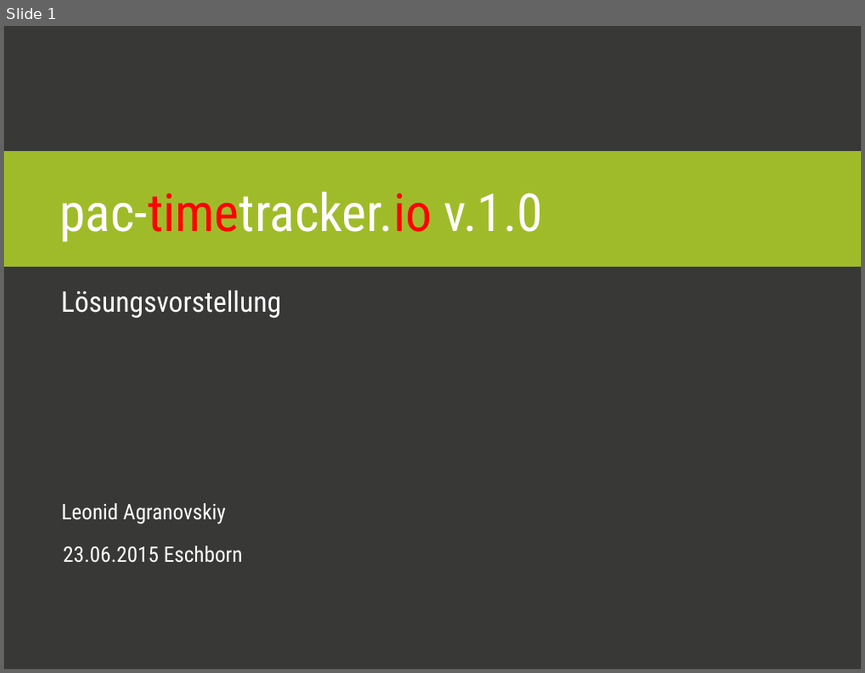
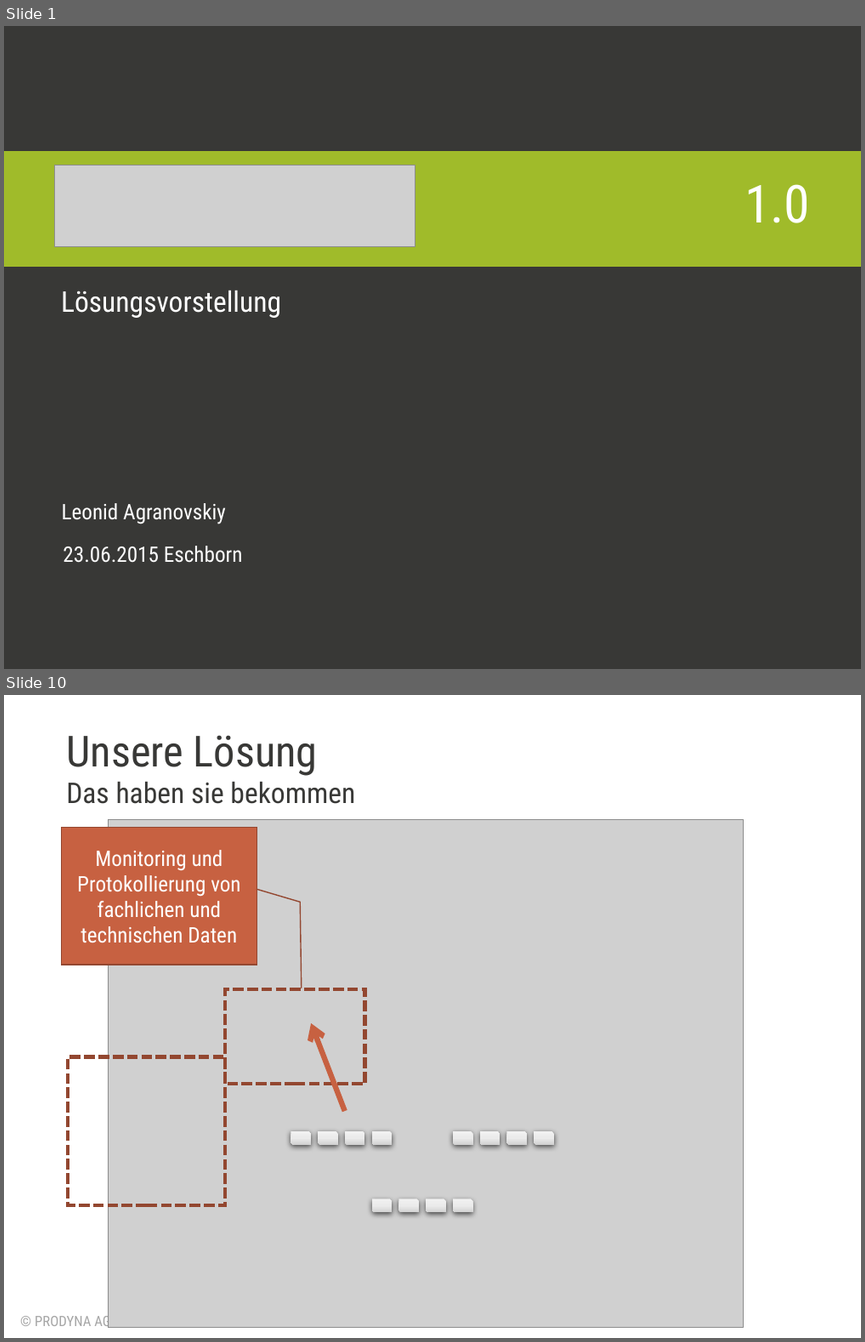
Before and after one commit to lagranovskiy/timetracker-server, a slide deck: doc/AbschlussPräsentation.pptx. Shown one above the other, each under a label of ours: slide 1 before the commit, slides 1 and 10 after it; the slides between them are not shown. The pictures are 865x673 and 865x1342 pixels, drawn with LibreOffice and Linux fonts; fonts in the diff are those of the drawing; grey boxes stand for pictures; background and template pictures are left out. Boxes give left, top, right and bottom in pixels: in the first picture for what was removed or moved away, otherwise in the second. Text is boxed around its words. In the diff, an @@ line names an element or a change of style, - is before the commit and + after.

```diff
--- a/doc/AbschlussPräsentation.pptx
+++ b/doc/AbschlussPräsentation.pptx
@@ slide 10 added at [4, 695, 861, 1338], background #FFFFFF @@
@@ title added at [67, 735, 318, 776], 36 pt, text #383836 @@
+Unsere Lösung
@@ subtitle added at [66, 781, 355, 804], 24 pt, text #383836 @@
+Das haben sie bekommen
@@ picture added at [109, 819, 743, 1327] @@
@@ border callout added at [62, 828, 256, 965], fill #C76141, outline #934830 1 pt, 18 pt, text #FFFFFF @@
+Monitoring und Protokollierung von fachlichen und technischen Daten
@@ rectangle added at [225, 990, 364, 1084], outline #934830 3 pt dashed @@
@@ arrow added from (345, 1111) to (311, 1023), #C76141 4.5 pt @@
@@ rectangle added at [69, 1056, 226, 1205], outline #934830 3 pt dashed @@
@@ snip diag rect added at [291, 1131, 312, 1145], fill gradient #F2F2F2 to #ECECEC to #D2D2D2 @@
@@ snip diag rect added at [318, 1131, 338, 1145], fill gradient #F2F2F2 to #ECECEC to #D2D2D2 @@
@@ snip diag rect added at [345, 1131, 365, 1145], fill gradient #F2F2F2 to #ECECEC to #D2D2D2 @@
@@ snip diag rect added at [371, 1131, 392, 1145], fill gradient #F2F2F2 to #ECECEC to #D2D2D2 @@
@@ snip diag rect added at [453, 1131, 473, 1145], fill gradient #F2F2F2 to #ECECEC to #D2D2D2 @@
@@ snip diag rect added at [479, 1131, 500, 1145], fill gradient #F2F2F2 to #ECECEC to #D2D2D2 @@
@@ snip diag rect added at [507, 1131, 528, 1145], fill gradient #F2F2F2 to #ECECEC to #D2D2D2 @@
@@ snip diag rect added at [534, 1131, 554, 1145], fill gradient #F2F2F2 to #ECECEC to #D2D2D2 @@
@@ snip diag rect added at [371, 1199, 392, 1213], fill gradient #F2F2F2 to #ECECEC to #D2D2D2 @@
@@ snip diag rect added at [399, 1199, 420, 1213], fill gradient #F2F2F2 to #ECECEC to #D2D2D2 @@
@@ snip diag rect added at [426, 1199, 446, 1213], fill gradient #F2F2F2 to #ECECEC to #D2D2D2 @@
@@ snip diag rect added at [453, 1199, 473, 1213], fill gradient #F2F2F2 to #ECECEC to #D2D2D2 @@
@@ text added at [35, 1313, 143, 1330], 12 pt, text #A6A6A6 @@
+© PRODYNA AG 2014
@@ slide 1 changed as well @@
@@ picture added at [54, 165, 415, 246] @@
@@ title at [744, 184, 810, 223]: text changed @@
-pac-timetracker.io v.1.0
+1.0
```
Also in this commit, not shown: 1 other slide changed, 27 other slides added, 4 slides removed, 3 other files.
